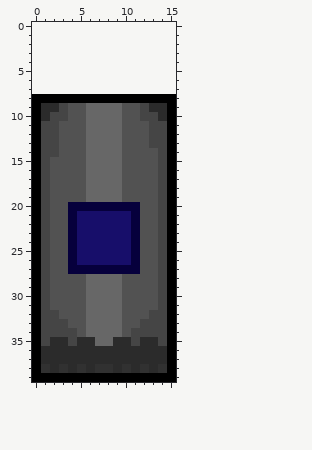
File history of a pixel-art file, assets/art/door/door.aseprite. This is how it looked before the edit.
16x32 pixels, 1 frame. The old version is drawn lined up with the new one, on the new canvas.
Now the later version:
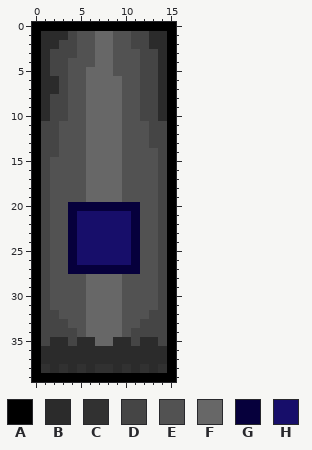
Palette (. is transparent): A #000000  B #2b2b2b  C #313131  D #454545  E #525252  F #676767  G #06003c  H #170e6a
Diff:
canvas 16x32 -> 16x40, the old top-left corner now at 0,8
y 0: x 0..15 ................ -> AAAAAAAAAAAAAAAA
y 1: x 0..15 ................ -> ABBBDEEFFEEDDBBA
y 2: x 0..15 ................ -> ABBDDEEFFEEDDBBA
y 3: x 0..15 ................ -> ABDDDEEFFEEEDDBA
y 4: x 0..15 ................ -> ABDDEEEFFEEEDDBA
y 5: x 0..15 ................ -> ABDDEEFFFEEEDDBA
y 6..7: x 0..15 ................ -> ABBDEEFFFFEEDDBA
y 8: x 1..14 AAAAAAAAAAAAAA -> BDDEEFFFFEEDDB
y 9: x 2 B -> D; x 13 B -> D
Boxes around the changes in both pictures, in picture pixels (x1, y1, x2, y2):
changed: (32, 22, 176, 112)
